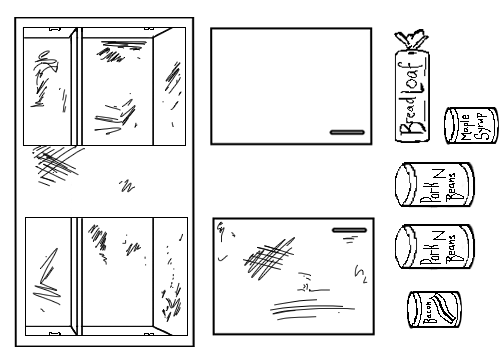
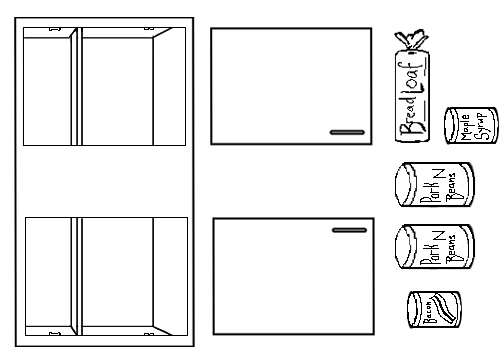
Before/after of a (504, 360) layered artwork. What changed in the layer stack:
hid "Level_2_Destroy", painted on it over [30, 41, 368, 322]
